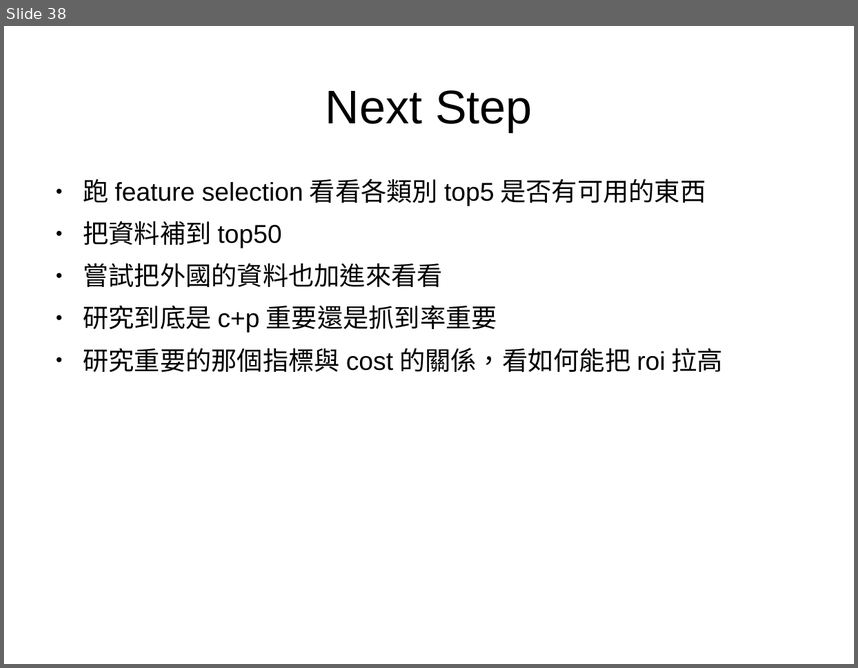
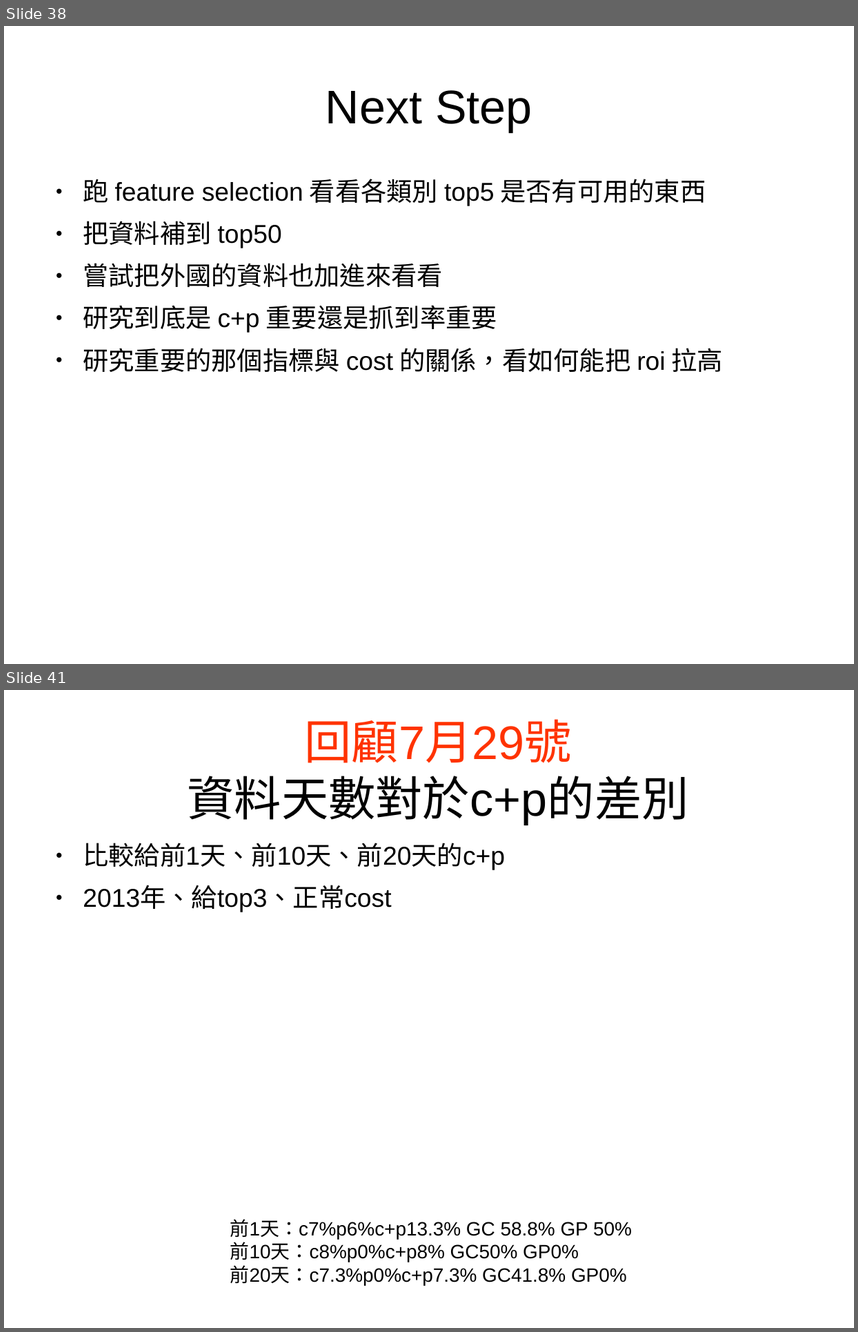
Before and after one commit to ArlenPP/Machin_Learning_Fin, a slide deck: meeting/8_9.odp. Shown one above the other, each under a label of ours: slide 38 before the commit, slides 38 and 41 after it; the slides between them are not shown. The pictures are 858x668 and 858x1332 pixels, drawn with LibreOffice and Linux fonts; fonts in the diff are those of the drawing. Boxes give left, top, right and bottom in pixels: in the first picture for what was removed or moved away, otherwise in the second. Text is boxed around its words. In the diff, an @@ line names an element or a change of style, - is before the commit and + after.

```diff
--- a/meeting/8_9.odp
+++ b/meeting/8_9.odp
@@ slide 41 added at (4,690,854,1328), background #FFFFFF @@
@@ title added at (187,719,688,826), 44 pt, text #000000 @@
+回顧7月29號
+資料天數對於c+p的差別
@@ text added at (83,842,505,912), 24 pt, text #000000 @@
+● 比較給前1天、前10天、前20天的c+p
+● 2013年、給top3、正常cost
@@ text added at (230,1219,632,1285), 18 pt, text #000000 @@
+前1天：c7%p6%c+p13.3% GC 58.8% GP 50%
+前10天：c8%p0%c+p8% GC50% GP0%
+前20天：c7.3%p0%c+p7.3% GC41.8% GP0%
```
Also in this commit, not shown: 1 slide changed, 4 other slides added, 27 other files.
